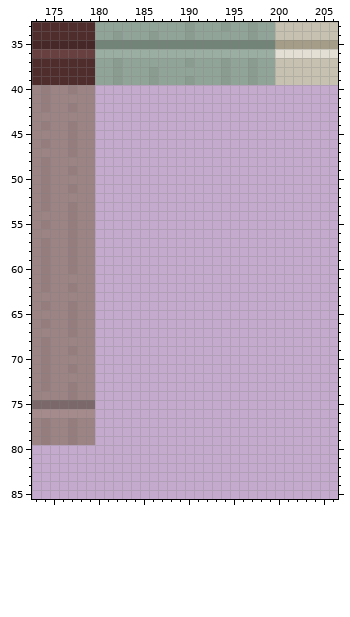
File history of a pixel-art file, Assets/Sprites/Tileset/house_tiles.aseprite. The picture above is the old version.
400x400 pixels, 1 frame. Colours within 5 levels of each other are drawn and written as one. Shown: x 173..206, y 33..85.
New version:
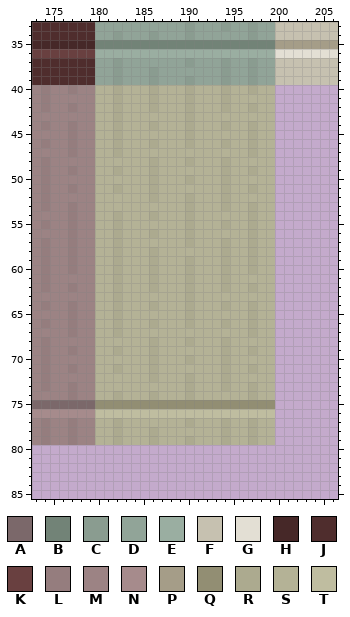
Palette (. is transparent): A #7b686a  B #728377  C #8a9c90  D #91a498  E #9aaea1  F #c6c1b0  G #e3dfd4  H #462828  J #4f2d2d  K #694040  L #957d7e  M #9c8384  N #a68b8c  P #a59d88  Q #928e73  R #acaa8f  S #b4b296  T #bfbda0
What changed:
y 40: x 180..199 .................... -> SSRSSSRSSSRSSSRSSRSS
y 41: x 180..199 .................... -> SSRSSSRSSSRSSSRSSSSS
y 42: x 180..199 .................... -> SSRSSSRSSSRSSSRSSRSS
y 43: x 180..199 .................... -> SSRSSSSSSSRSSSSSSSSS
y 44: x 180..199 .................... -> SSRSSSRSSSRSSSRSSRSS
y 45: x 180..199 .................... -> SSRSSSSSSSRSSSSSSRSS
y 46: x 180..199 .................... -> SSRSSSRSSSRSSSRSSRSS
y 47: x 180..199 .................... -> SSRSSSSSSSSSSSSSSRSS
y 48: x 180..199 .................... -> SSSSSSRSSSRSSSRSSSSS
y 49: x 180..199 .................... -> SSRSSSRSSSSSSSRSSRSS
y 50: x 180..199 .................... -> SSSSSSRSSSRSSSRSSSSS
y 51: x 180..199 .................... -> SSRSSSRSSSSSSSRSSRSS
y 52: x 180..199 .................... -> SSSSSSRSSSRSSSRSSSSS
y 53: x 180..199 .................... -> SSSSSSSSSSRSSSRSSRSS
y 54: x 180..199 .................... -> SSRSSSRSSSRSSSSSSRSS
y 55: x 180..199 .................... -> SSRSSSSSSSRSSSRSSRSS
y 56: x 180..199 .................... -> SSRSSSRSSSRSSSSSSRSS
y 57: x 180..199 .................... -> SSRSSSSSSSRSSSRSSRSS
y 58: x 180..199 .................... -> SSRSSSRSSSSSSSRSSRSS
y 59..60: x 180..199 .................... -> SSRSSSRSSSRSSSRSSRSS
y 61: x 180..199 .................... -> SSRSSSRSSSRSSSRSSSSS
y 62: x 180..199 .................... -> SSRSSSRSSSRSSSRSSRSS
y 63: x 180..199 .................... -> SSRSSSSSSSRSSSSSSSSS
y 64: x 180..199 .................... -> SSRSSSRSSSRSSSRSSRSS
y 65: x 180..199 .................... -> SSRSSSSSSSRSSSSSSRSS
y 66: x 180..199 .................... -> SSRSSSRSSSRSSSRSSRSS
y 67: x 180..199 .................... -> SSRSSSSSSSSSSSSSSRSS
y 68: x 180..199 .................... -> SSSSSSRSSSRSSSRSSSSS
y 69: x 180..199 .................... -> SSRSSSRSSSSSSSRSSRSS
y 70: x 180..199 .................... -> SSSSSSRSSSRSSSRSSSSS
y 71: x 180..199 .................... -> SSRSSSRSSSSSSSRSSRSS
y 72: x 180..199 .................... -> SSSSSSRSSSRSSSRSSSSS
y 73: x 180..199 .................... -> SSSSSSSSSSRSSSRSSRSS
y 74: x 180..199 .................... -> SSRSSSRSSSRSSSSSSRSS
y 75: x 180..199 .................... -> QQQQQQQQQQQQQQQQQQQQ
y 76: x 180..199 .................... -> TTTTTTTTTTTTTTTTTTTT
y 77: x 180..199 .................... -> SSRSSSSSSSRSSSRSSRSS
y 78: x 180..199 .................... -> SSRSSSRSSSSSSSRSSRSS
y 79: x 180..199 .................... -> SSRSSSRSSSRSSSRSSRSS
Pixel boxes of the changes (left, top, right, bottom) in both pictures:
added: (95, 85, 275, 445)
